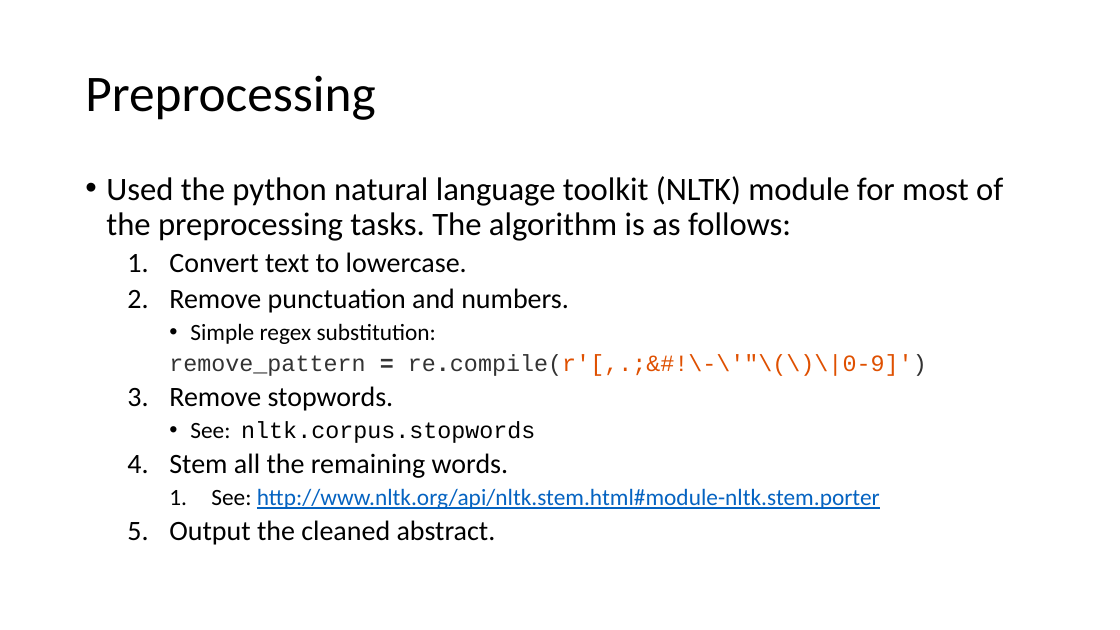
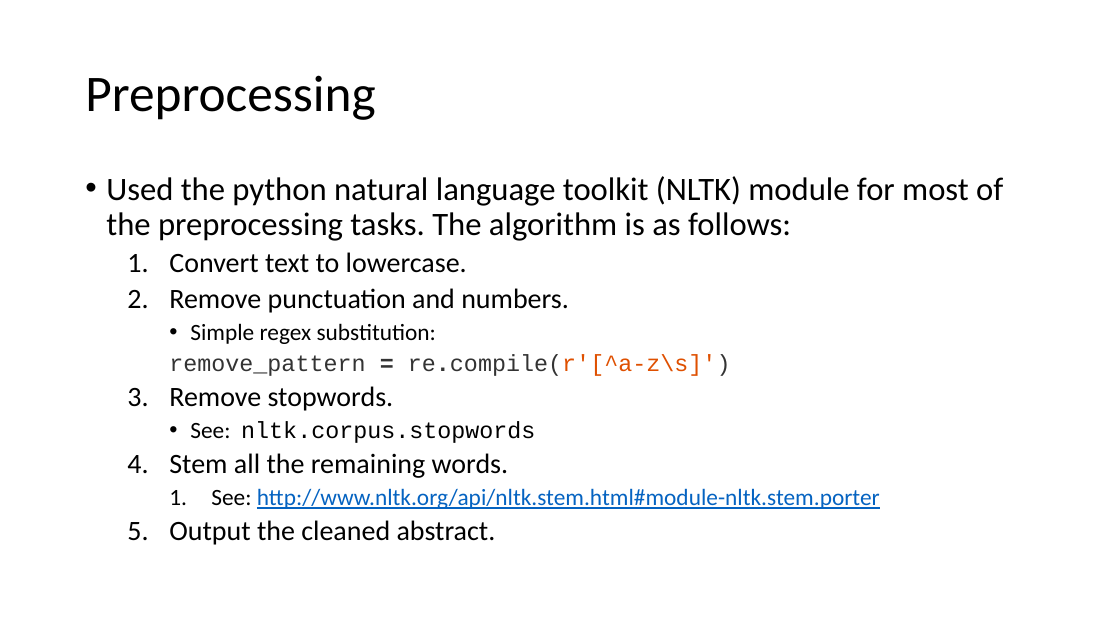
Before and after one commit to lnunno/big-data-nyt-tf-idf, a slide deck: slide 5 of docs/presentation.pptx. Drawn at 1120x630 pixels with LibreOffice and Linux fonts; fonts in the diff are those of the drawing. Boxes give left, top, right and bottom in pixels: in the first picture for what was removed or moved away, otherwise in the second. Text is boxed around its words. In the diff, an @@ line names an element or a change of style, - is before the commit and + after.

Commit message:
Updated slides.

```diff
--- a/docs/presentation.pptx
+++ b/docs/presentation.pptx
@@ text at [169, 354, 731, 376]: text changed @@
-    remove_pattern = re.compile(r'[,.;&#!\-\'"\(\)\|0-9]')
+    remove_pattern = re.compile(r'[^a-z\s]')
```
Also in this commit, not shown: 1 other slide changed, 5 slides added, 1 slide removed.
